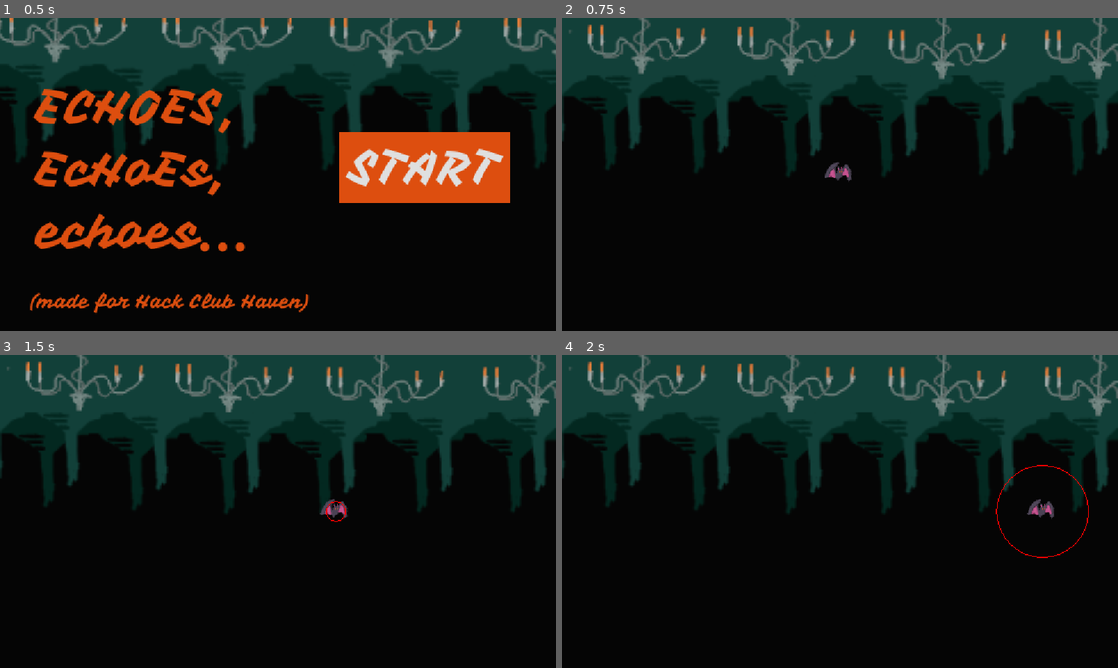
Above: before the commit, frames 1-4 (two rows, left to right).
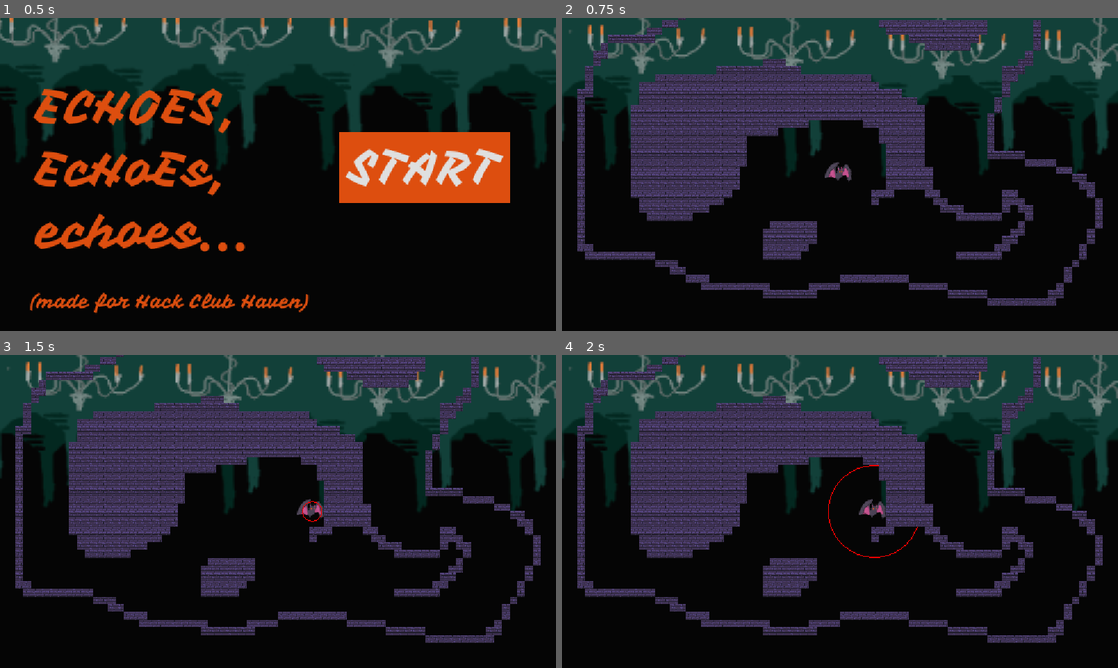
Above: after the commit, the same moments.

Repository: Snakatakka/Hack-Club-Haven-26
Game: Godot game, scene res://Scenes/Menu/menu.tscn
Same seed, same stepped clock (60 frames per second), same inputs: the game is played once before the commit and once after it.
Inputs (mouse positions are in pixels of both pictures, inside the frame that each line leads up to):
- Up to frame 1 (0.5 s): no input
- Up to frame 2 (0.75 s): click "START" at 0.5 s
- Up to frame 3 (1.5 s): tap Enter (ui_accept) at 1.25 s; move the mouse to (400, 495) at 1.27 s; hold D (right) from 1.28 s (still down); tap Z (scream) at 1.35 s; click (400, 495) at 1.42 s
- Up to frame 4 (2 s): keep holding D (right); tap Enter (ui_accept) at 1.52 s

Frame 1 is identical in both runs. In frame 2, 25% of the frame differs, in the area x 2-98%, y 0-92%; in frame 3, 25%; in frame 4, 25%.

Commit message:
make menu button link to level 1

Diff:
--- a/Scenes/Menu/menu.gd
+++ b/Scenes/Menu/menu.gd
@@ -12,4 +12,4 @@
 
 
 func _on_button_pressed() -> void:
-	get_tree().change_scene_to_file("res://Scenes/level.tscn")
+	get_tree().change_scene_to_file("res://Scenes/Levels/level_1.tscn")
--- a/Scenes/menu.tscn
+++ b/Scenes/menu.tscn
@@ -1,6 +1,6 @@
 [gd_scene format=3 uid="uid://1du5x1k02x4a"]
 
-[ext_resource type="Script" uid="uid://bml426ccyw2db" path="res://Nodes/menu.gd" id="1_0owfn"]
+[ext_resource type="Script" uid="uid://bml426ccyw2db" path="res://Scenes/Menu/menu.gd" id="1_0owfn"]
 [ext_resource type="Texture2D" uid="uid://be7256e1tcurq" path="res://background.png" id="1_y1ial"]
 [ext_resource type="FontFile" uid="uid://c2f11ovj6cjdq" path="res://Nodes/VampiroOne-Regular.ttf" id="2_7ku0t"]
 
